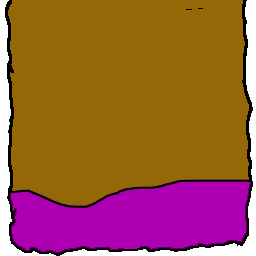
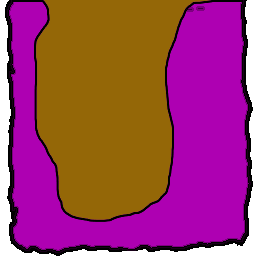
Comparing the layer stacks of the two 256px x 256px images. Changes:
renamed "NU Middle" to "NU Middle -Archived", hid it over [7,0,251,253]
added layer "NU Middle" above "NU Left" over [7,0,251,253]
